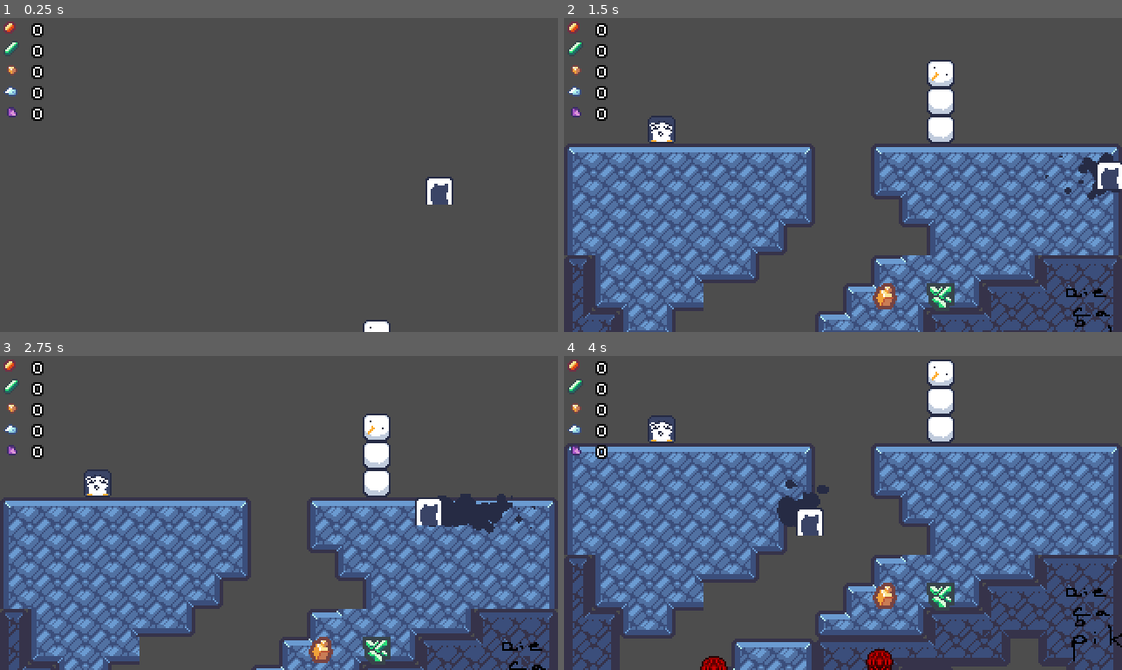
Above: before the commit, frames 1-4 (two rows, left to right).
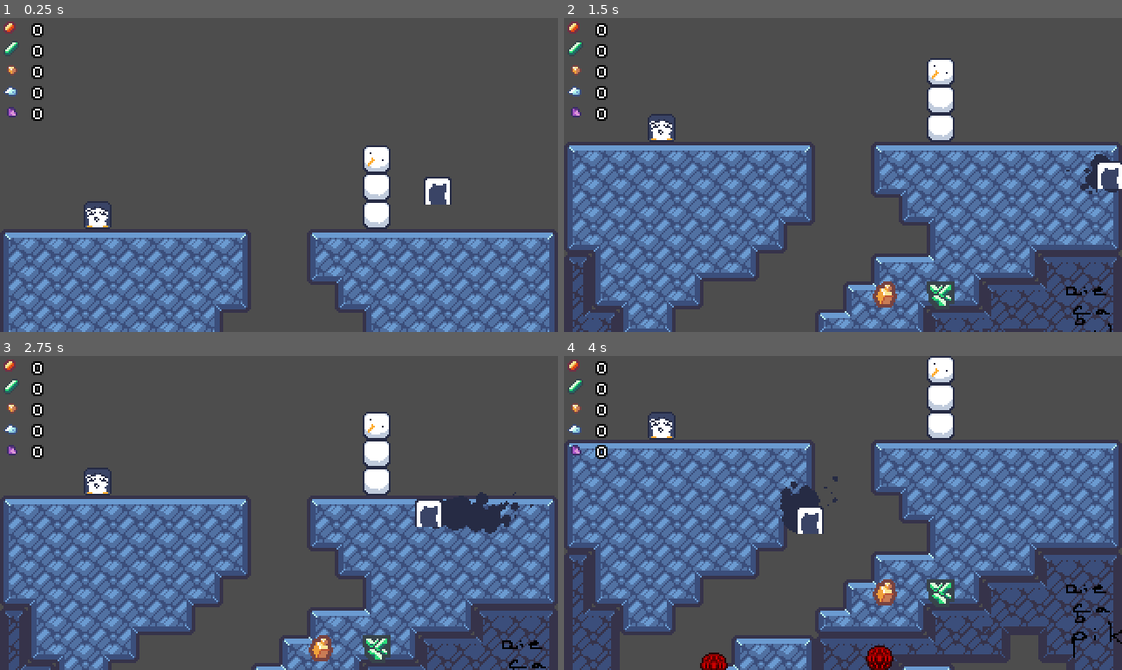
Above: after the commit, the same moments.

Repository: Ninesliced/ludumdare-57
Game: Godot game, scene res://scenes/main.tscn
The game is run twice, just before and just after one commit, with the same random seed, the same clock (stepped at 60 frames per second) and the same inputs. The engine's default icon, where the game draws it, is replaced by a stand-in: a white triangle on a blue panel in a dark square.
Inputs (mouse positions are in pixels of both pictures, inside the frame that each line leads up to):
- Up to frame 1 (0.25 s): no input
- Up to frame 2 (1.5 s): move the mouse to (965, 159) at 0.52 s; hold D (right) 0.53-1.25 s; hold J (burrow) 0.53-1.25 s; click (965, 159) at 0.67 s; tap Space (jump) at 0.77 s; drag from (731, 190) to (943, 300) at 1.27 s
- Up to frame 3 (2.75 s): move the mouse to (334, 443) at 2.02 s; hold A (left) from 2.03 s (still down); hold J (burrow) from 2.03 s (still down)
- Up to frame 4 (4 s): release A (left) at 2.75 s; release J (burrow) at 2.75 s; drag from (815, 575) to (887, 651) at 2.77 s; move the mouse to (1010, 560) at 3.52 s; hold D (right) from 3.53 s (still down); hold J (burrow) from 3.53 s (still down); tap Space (jump) at 3.77 s

The runs differ from the first frame. In frame 1, 30% of the frame differs, in the area x 0-100%, y 40-100%; in frame 2, 21%; in frame 3, 19%; in frame 4, 34%, in the area x 0-100%, y 0-100%.

Commit message:
maps are automatickly merge tilemap

Diff:
--- a/scenes/entities/player/player.gd
+++ b/scenes/entities/player/player.gd
@@ -13,6 +13,7 @@
 @export var burrow_time: float = 0.1
 
 @export var hold_to_burrow: bool = false
+const FALL_DAMAGE_VELLOCITY_Y = 400
 const MAX_LIFE = 1
 var life = MAX_LIFE:
 	set(value):
@@ -41,6 +42,11 @@
 func _physics_process(delta):
 	if !is_colliding():
 		velocity_before_collision = velocity
+	var delta_vel = get_real_velocity()
+	if(velocity_before_collision != Vector2(0.,0.) && delta_vel != Vector2(0.,0.)):
+		if(velocity_before_collision.y > FALL_DAMAGE_VELLOCITY_Y && is_on_floor()):
+			remove_live()
+			print("AIE degat chute")
 	move_and_slide()
 
 	pass
--- a/scenes/main.tscn
+++ b/scenes/main.tscn
@@ -13,4 +13,4 @@
 [node name="MapLoader" parent="." instance=ExtResource("1_o5qli")]
 
 [node name="Player" parent="." groups=["player"] instance=ExtResource("2_0wfyh")]
-position = Vector2(252, -10)
+position = Vector2(251, 90)
--- a/scenes/map/map_loader.gd
+++ b/scenes/map/map_loader.gd
@@ -84,7 +84,12 @@
 			var source_id = mapMap.get_cell_source_id(relative_coords)
 			var alternative_tile = mapMap.get_cell_alternative_tile(relative_coords)
 			if mapcell && is_instance_of(mapcell, TileData) && Map:
-				Map.set_cell(Vector2i(pixelx, pixely+current_depth), source_id, atlas_coords, alternative_tile)
+				var is_bedrock = mapcell.get_collision_polygons_count(1) == 1
+				# Map.set_cells_terrain_connect([Vector2i(pixelx, pixely+current_depth)], 0, -1)
+				if source_id == 2: # Si on est sur la map des blocks
+					Map.set_cells_terrain_connect([Vector2i(pixelx, pixely+current_depth)], 0, 1 if is_bedrock else 0)
+				else: # Nimporte quoi d'autre comme le bonhomme de neige
+					Map.set_cell(Vector2i(pixelx, pixely+current_depth), source_id, atlas_coords, alternative_tile)
 				var random = get_random_ore()
 				# mapcell.get_collision_polygons_count(1) == 0 :: C'est un block placabke
 				if(random != null) && current_depth != 0 && mapcell.get_collision_polygons_count(1) == 0:
--- a/scenes/map/map_loader.tscn
+++ b/scenes/map/map_loader.tscn
@@ -18,11 +18,9 @@
 
 [node name="Bombs" parent="." instance=ExtResource("3_pm3rx")]
 position = Vector2(86, 257)
-break_bedrock = false
 
 [node name="Bombs2" parent="." instance=ExtResource("3_pm3rx")]
 position = Vector2(181, 253)
-break_bedrock = false
 
 [node name="Spikes" parent="." instance=ExtResource("4_bnx3j")]
 position = Vector2(124, 316)
Not shown: 1 places in scenes/entities/player/player.tscn that only renumber resources
